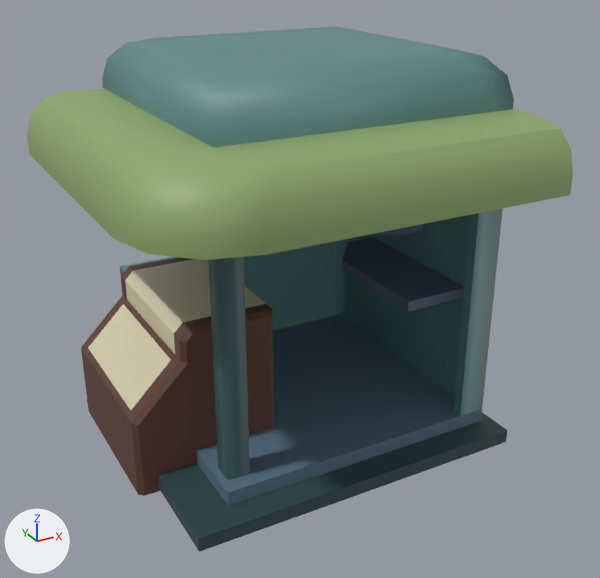
Renders of the FBX model Assets/Models/Crossing/Crossing_Buildings/Individual_Buildings/Foodstand_07.fbx from each side of a commit.
Rendered twice from a 50 mm lens placed at (1.1807, -0.6058, 0.1328), pointed at (1.2778, -0.4292, 0.0444). The axes (+X, +Y, +Z) are drawn at lower left. The lights are the same throughout. Where no turn or scale is listed for an object, it has been applied to the vertices.

The scene before the commit, as lines of its bpy script (objects in view):
```python
me_mesh = bpy.data.meshes.new('Mesh')
me_mesh.from_pydata(...)  # 242 vertices, 215 faces; spans x -0.0517..0.0517, y -0.0516..0.0516, z -0.0535..0.0535
me_mesh.materials.append(mat_flatcolorbase2)  # picture img_plaza_03_diffuse_jpg
ob_foodstand_07 = bpy.data.objects.new('Foodstand_07', me_mesh)
ob_foodstand_07.location = (1.2746, -0.4236, 0.052)
```
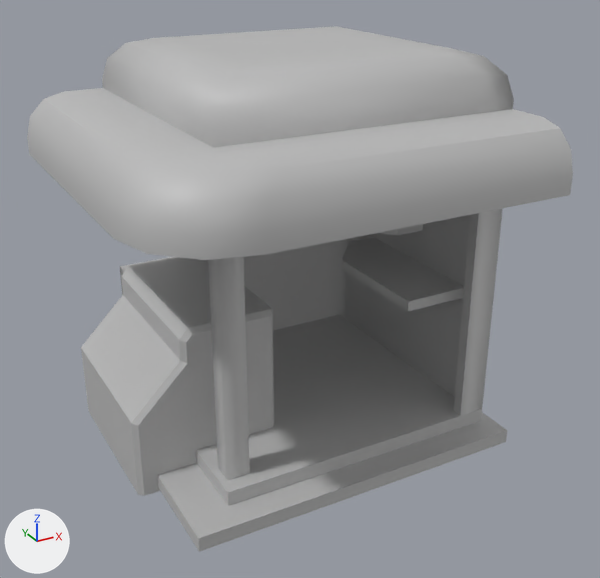
Scene script edits in JSON lines:
```json
{"op": "add", "block": "mat_environment_02", "code": ["mat_environment_02 = principled_material('Environment_02')", "mat_environment_02.base_color = (0.5, 0.5, 0.5)  # grey #bcbcbc"]}
{"block": "me_mesh", "where": "me_mesh.from_pydata(...)  # 242 vertices, 215 faces; spans x -0.0517..0.0517, y -0.0516..0.0516, z -0.0535..0.0535"}
{"op": "remove", "block": "me_mesh", "code": "me_mesh.materials.append(mat_flatcolorbase2)  # picture img_plaza_03_diffuse_jpg"}
{"op": "add", "block": "me_mesh", "code": "me_mesh.materials.append(mat_environment_02)  # grey #bcbcbc"}
```

Pixel boxes [x1, y1, x2, y2] of what changed, in the pictures (600 x 578 px):
```json
{"object": "Foodstand_07", "change": "recoloured", "before": [27, 26, 573, 552], "after": [27, 26, 573, 552]}
```
